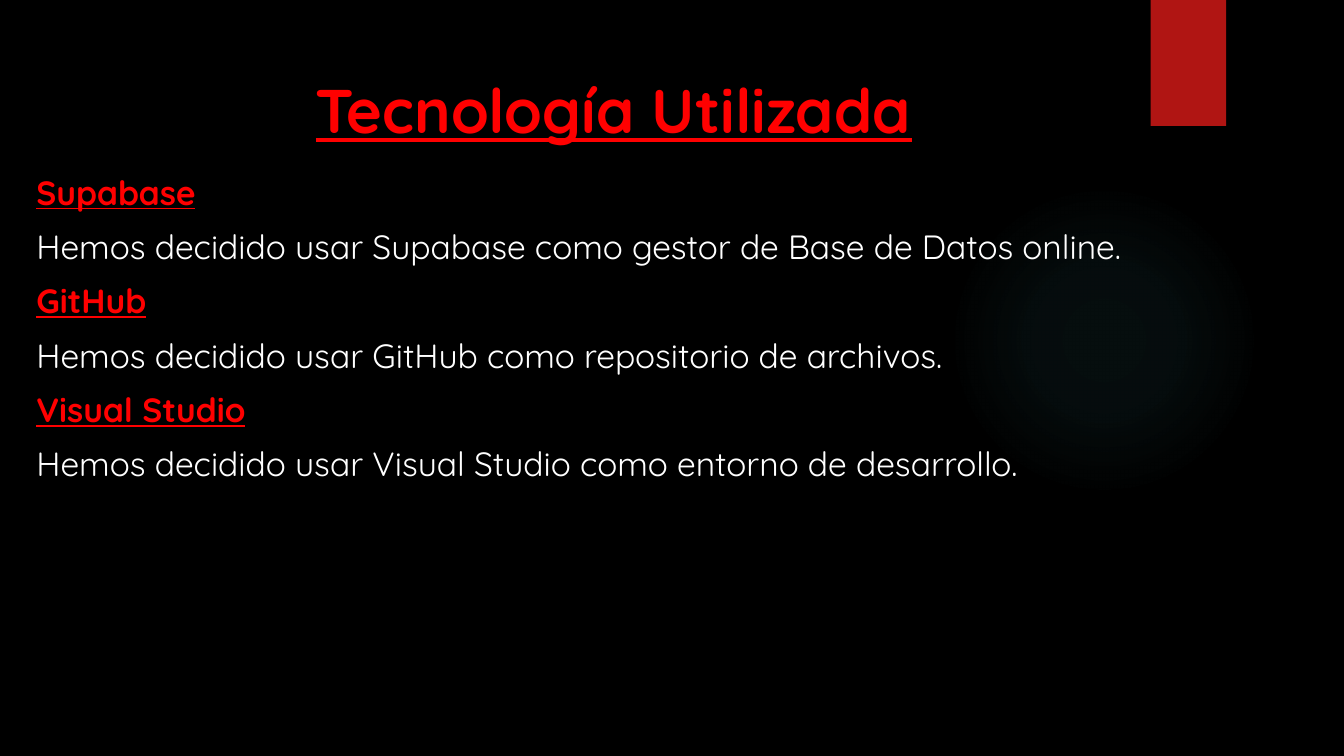
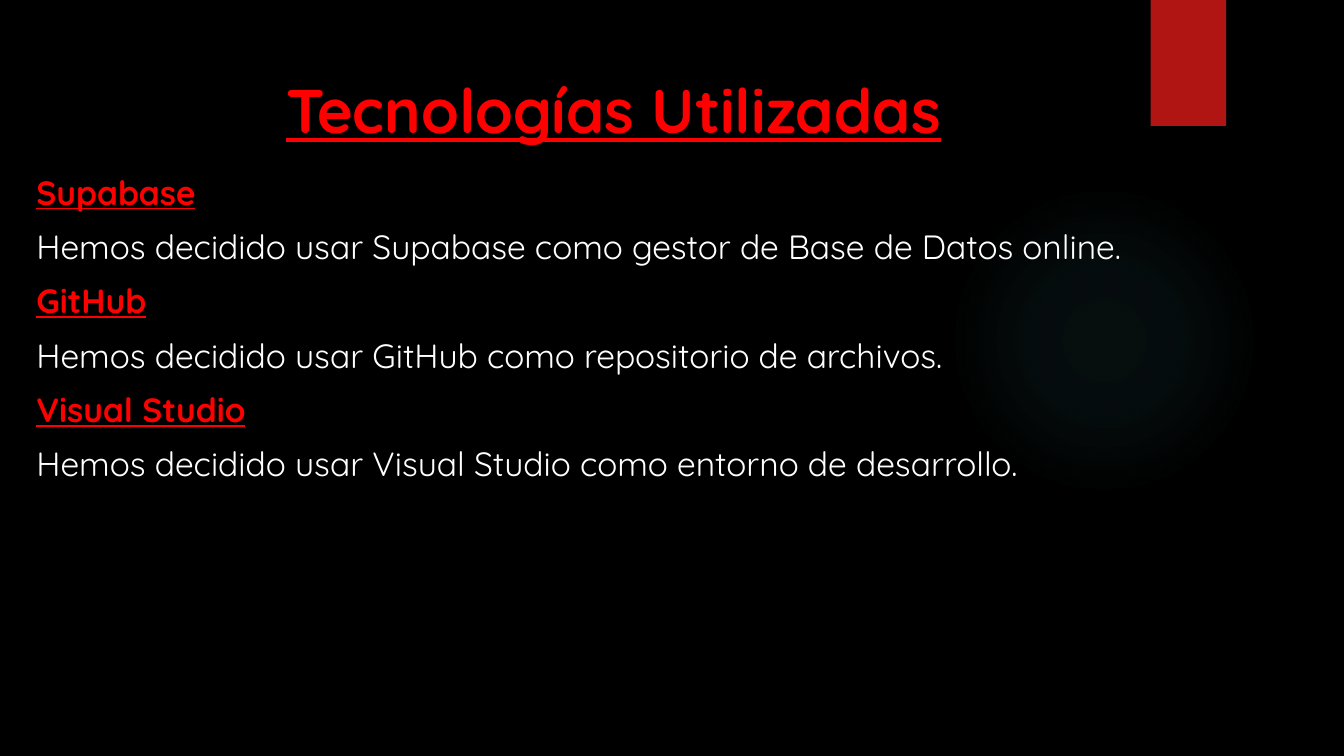
Before and after one commit to Fleon02/VolandoVoy, a slide deck: slide 11 of Presentación Trabajo Fin De Grado David Corredor Miguel, Antonio Castillo y Francisco Leon.pptx. Drawn at 1344x756 pixels with LibreOffice and Linux fonts; fonts in the diff are those of the drawing; background and template pictures are left out. Boxes give left, top, right and bottom in pixels: in the first picture for what was removed or moved away, otherwise in the second. Text is boxed around its words. In the diff, an @@ line names an element or a change of style, - is before the commit and + after.

```diff
--- a/Presentación Trabajo Fin De Grado David Corredor Miguel, Antonio Castillo y Francisco Leon.pptx
+++ b/Presentación Trabajo Fin De Grado David Corredor Miguel, Antonio Castillo y Francisco Leon.pptx
@@ title at [286,86,941,146]: text changed @@
-Tecnología Utilizada
+Tecnologías Utilizadas
```
Also in this commit, not shown: 3 other slides changed.
